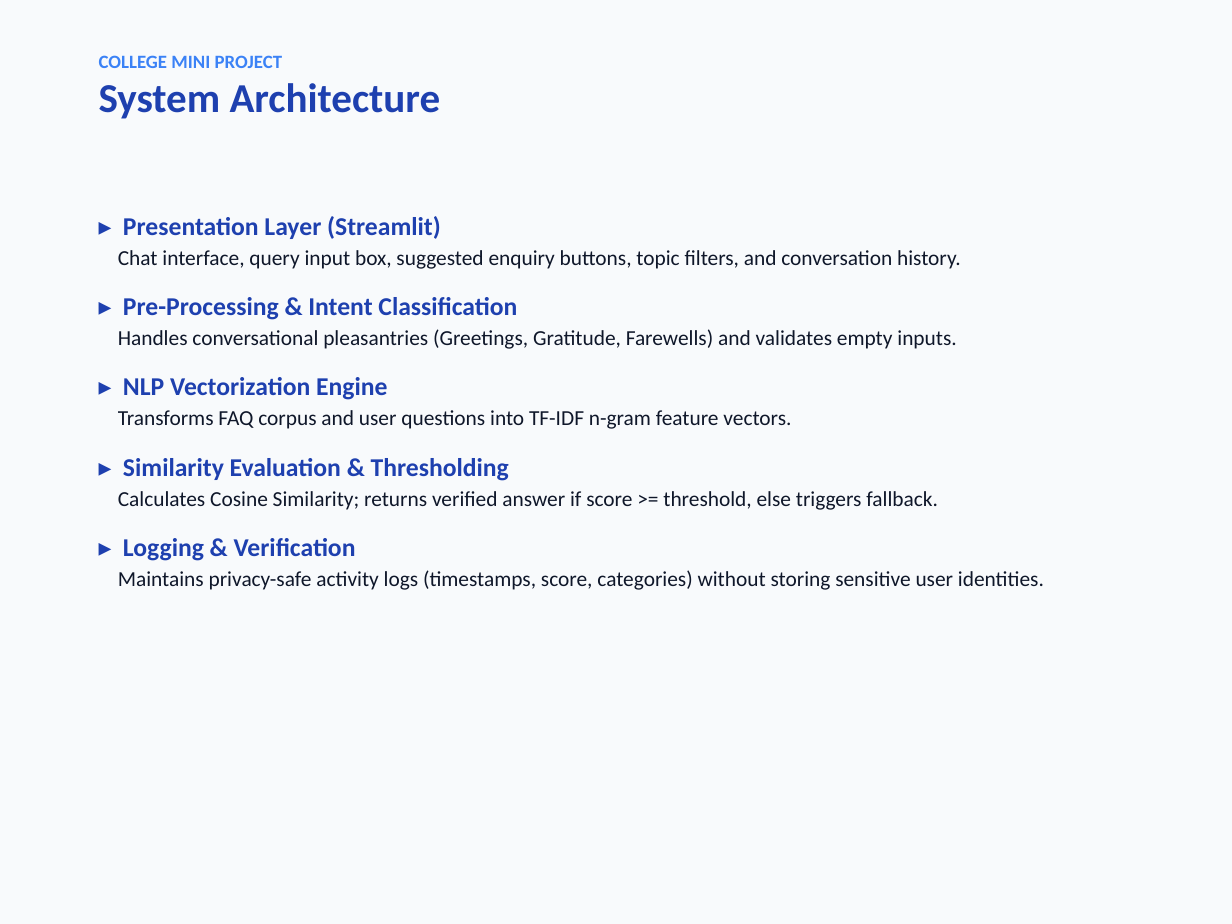
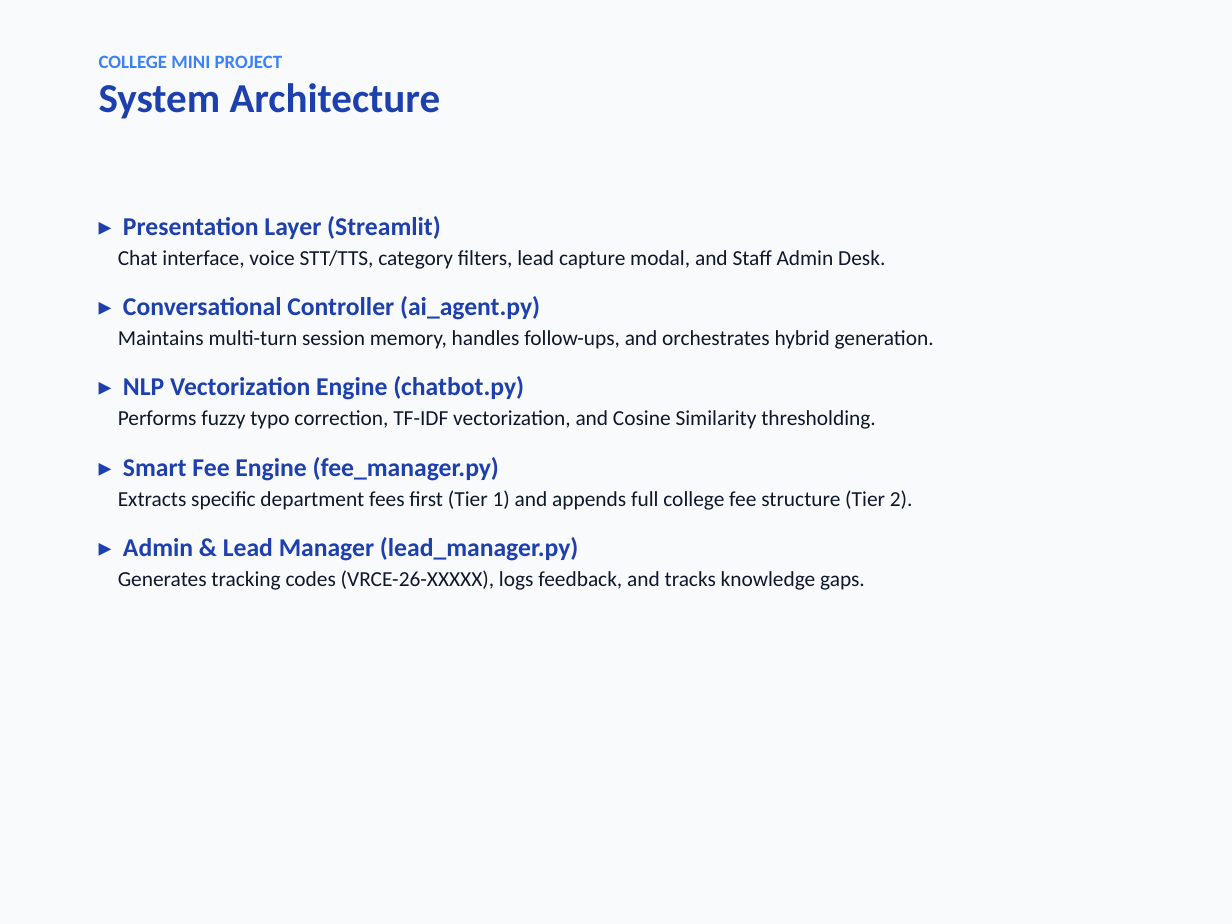
Before and after one commit to kvaruneshruban/AI-Based-College-Enquiry-Chatbot, a slide deck: slide 6 of documentation/presentation.pptx. Drawn at 1232x924 pixels with LibreOffice and Linux fonts; fonts in the diff are those of the drawing. Boxes give left, top, right and bottom in pixels: in the first picture for what was removed or moved away, otherwise in the second. Text is boxed around its words. In the diff, an @@ line names an element or a change of style, - is before the commit and + after.

Commit message:
feat: integrate Google Gemini AI, multi-turn memory, and enhanced UI assets

```diff
--- a/documentation/presentation.pptx
+++ b/documentation/presentation.pptx
@@ text at bbox=[118, 250, 934, 590]: text changed @@
-Chat interface, query input box, suggested enquiry buttons, topic filters, and conversation history.
-▸ Pre-Processing & Intent Classification
-Handles conversational pleasantries (Greetings, Gratitude, Farewells) and validates empty inputs.
-▸ NLP Vectorization Engine
-Transforms FAQ corpus and user questions into TF-IDF n-gram feature vectors.
-▸ Similarity Evaluation & Thresholding
-Calculates Cosine Similarity; returns verified answer if score >= threshold, else triggers fallback.
-▸ Logging & Verification
-Maintains privacy-safe activity logs (timestamps, score, categories) without storing sensitive user identities.
+Chat interface, voice STT/TTS, category filters, lead capture modal, and Staff Admin Desk.
+▸ Conversational Controller (ai_agent.py)
+Maintains multi-turn session memory, handles follow-ups, and orchestrates hybrid generation.
+▸ NLP Vectorization Engine (chatbot.py)
+Performs fuzzy typo correction, TF-IDF vectorization, and Cosine Similarity thresholding.
+▸ Smart Fee Engine (fee_manager.py)
+Extracts specific department fees first (Tier 1) and appends full college fee structure (Tier 2).
+▸ Admin & Lead Manager (lead_manager.py)
+Generates tracking codes (VRCE-26-XXXXX), logs feedback, and tracks knowledge gaps.
```
Also in this commit, not shown: 10 other slides changed, 1 slide added, 1 slide removed, 50 other files.
